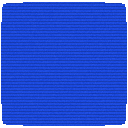
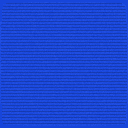
Layer changes from the first w=128, h=128 image to the second:
painted on "Layer 2" over [0, 2, 128, 126]
added layer "Layer 4" over [0, 0, 128, 128]
